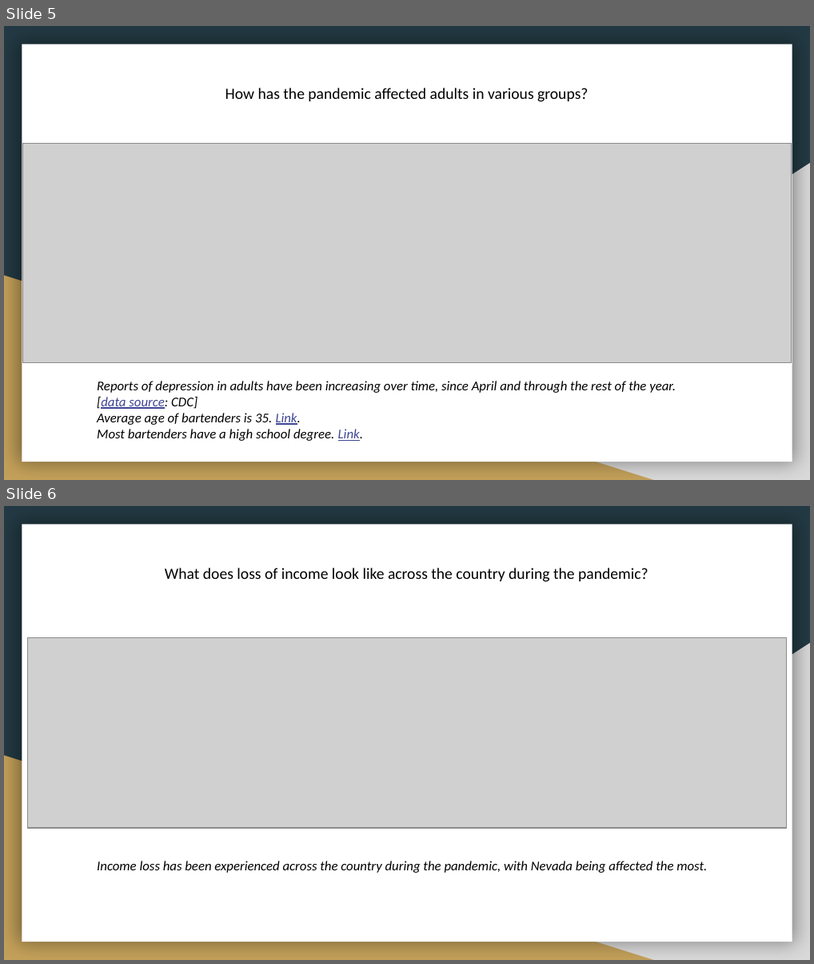
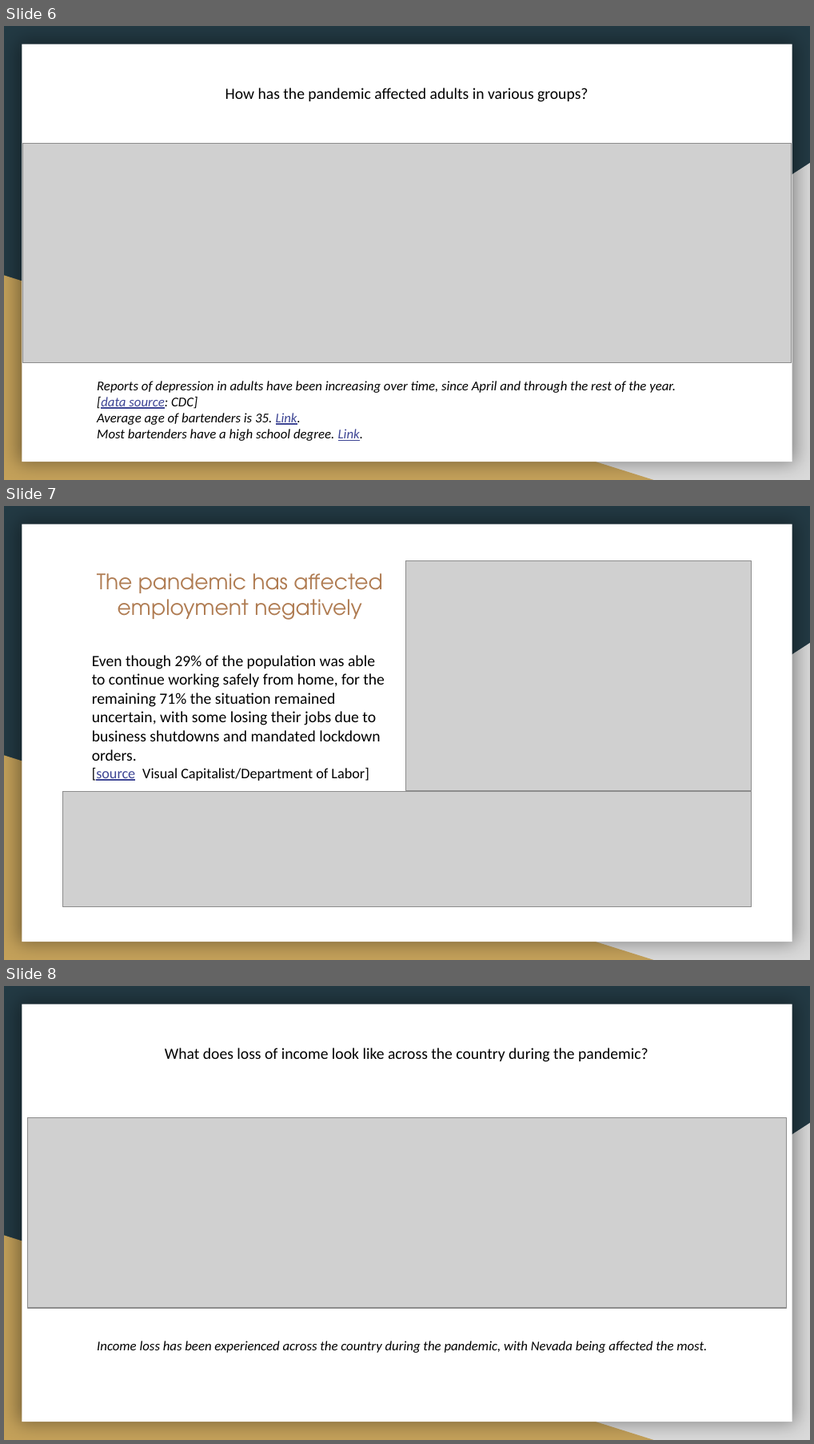
Before and after one commit to CristinaSahoo/Motivation-Through-Friendly-Competition, a slide deck: presentation/Motivation-Friendly-Competition.pptx. Shown one above the other, each under a label of ours: slides 5 and 6 before the commit, slides 6, 7 and 8 after it. The pictures are 814x964 and 814x1444 pixels, drawn with LibreOffice and Linux fonts; fonts in the diff are those of the drawing; grey boxes stand for pictures. Boxes give left, top, right and bottom in pixels: in the first picture for what was removed or moved away, otherwise in the second. Text is boxed around its words. In the diff, an @@ line names an element or a change of style, - is before the commit and + after.

```diff
--- a/presentation/Motivation-Friendly-Competition.pptx
+++ b/presentation/Motivation-Friendly-Competition.pptx
@@ slide 7 added at [4,506,810,960], background #233A44; not listed: 3 template elements that a slide beside it also shows @@
@@ text added at [97,573,383,620], 19 pt, text #AF7B51 @@
+The pandemic has affected employment negatively
@@ picture added at [406,561,751,791] @@
@@ text added at [92,655,385,780], 14 pt, text #000000 @@
+Even though 29% of the population was able to continue working safely from home, for the remaining 71% the situation remained uncertain, with some losing their jobs due to business shutdowns and mandated lockdown orders.
+[source: Visual Capitalist/Department of Labor]
@@ picture added at [63,791,751,907] @@
@@ what was slide 5 is now slide 6 @@
@@ what was slide 6 is now slide 8 @@
```
Also in this commit, not shown: 5 slides changed, 2 other slides added, 3 other files.
